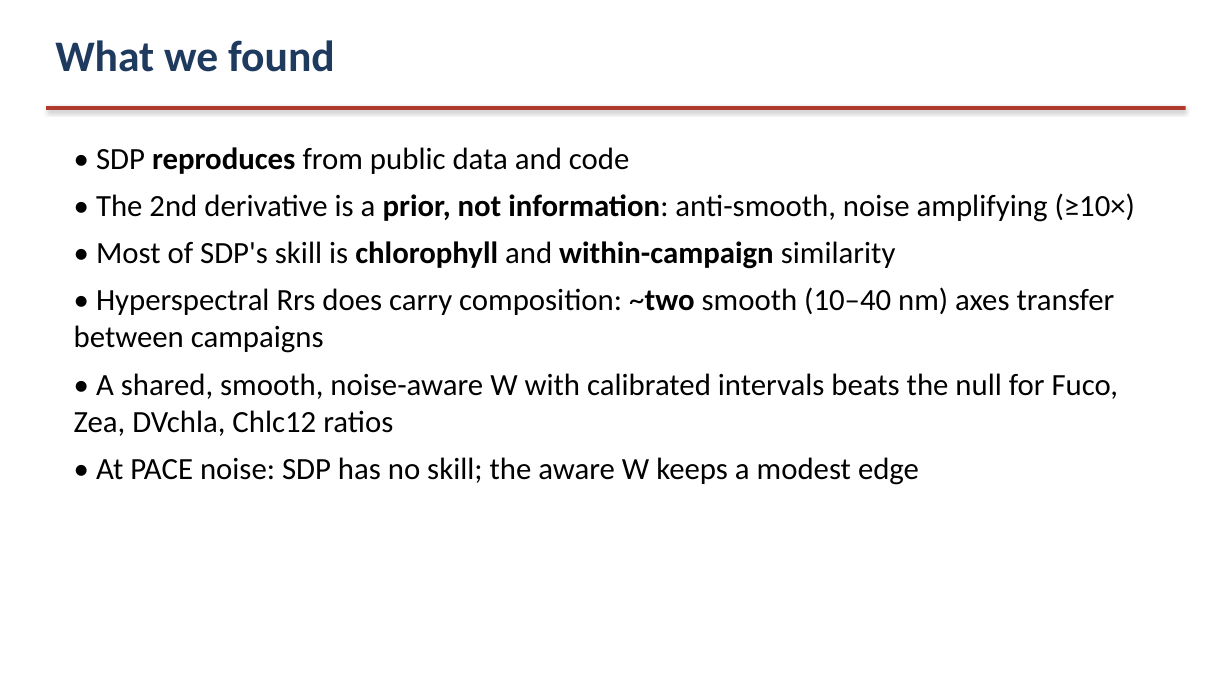
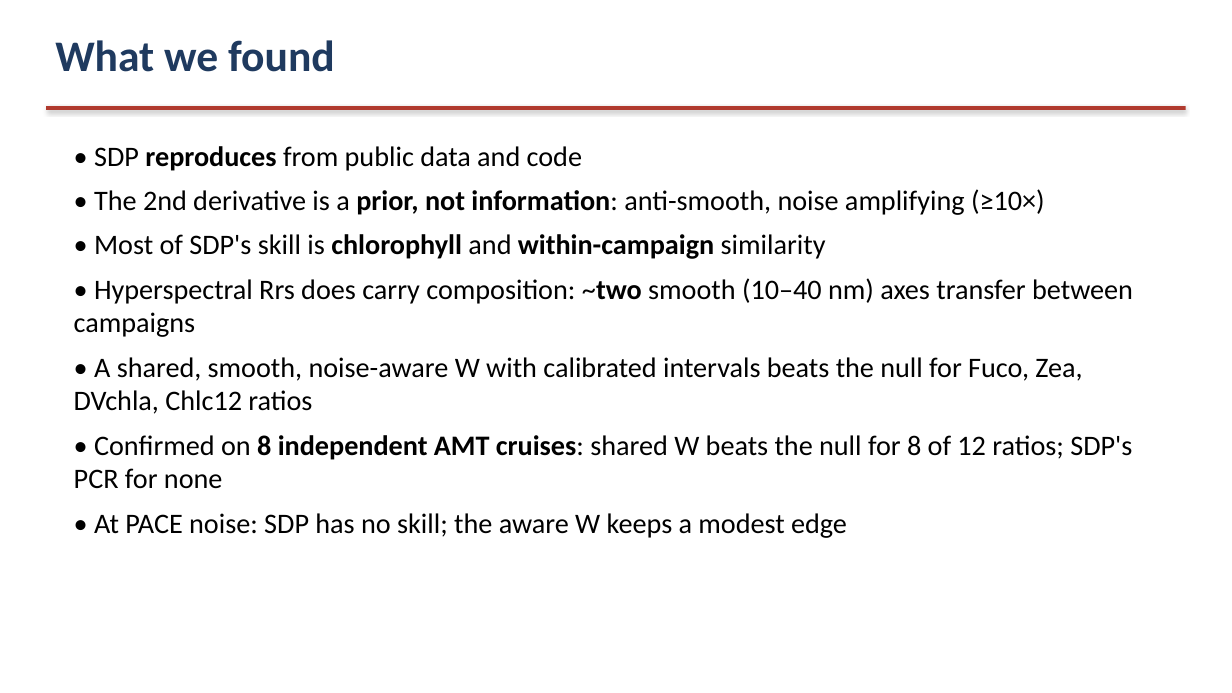
Before and after one commit to ocean-colour/EPFT-UP, a slide deck: slide 28 of reports/slides/SDP_Claude_Slides.pptx (slide 24 before the commit). Drawn at 1232x693 pixels with LibreOffice and Linux fonts; fonts in the diff are those of the drawing. Boxes give left, top, right and bottom in pixels: in the first picture for what was removed or moved away, otherwise in the second. Text is boxed around its words. In the diff, an @@ line names an element or a change of style, - is before the commit and + after.

```diff
--- a/reports/slides/SDP_Claude_Slides.pptx
+++ b/reports/slides/SDP_Claude_Slides.pptx
@@ text at (74,146,1133,538): size 24 to 22 pt in "• SDP reproduces from public data and ...", "• The 2nd derivative is a prior, ...", "• Most of SDP's skill is chlorophyll ...", "• Hyperspectral Rrs does carry composition: ~two ..." and 2 more places @@
@@ text at (74,435,1132,489): paragraph added @@
+• Confirmed on 8 independent AMT cruises: shared W beats the null for 8 of 12 ratios; SDP's PCR for none
```
Also in this commit, not shown: 4 other slides changed, 4 slides added, 21 other files.
